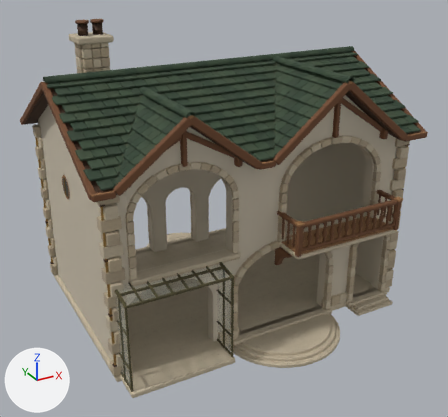
Before and after pictures for a commit that changed the glTF model public/assets/environment/house-shell.glb.
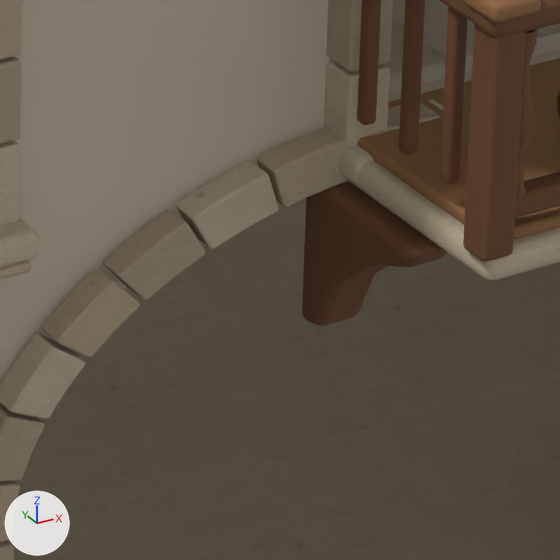
Each version appears first whole from a camera (50 mm lens) standing at (-8.93, -16.68, 11.91) and looking at (-0.18, -0.79, 3.96), and next in a close-up on the part from 53% to 69% of the width and 54% to 71% of the height. The lights are fixed; the arrows at lower left show +X, +Y and +Z. The first two pictures are the older version. Where no turn or scale is listed for an object, it has been applied to the vertices. Vertices at exactly the same position are counted once.

Objects in the first close-up: 'Shell__Honed_limestone_0', 'Shell__Honed_limestone_1', 'Shell__Honed_limestone_2', 'Shell__Ivory_lime_plaster', 'Shell__Warm_walnut_joinery', 'Shell__Worn_oak_edge'.
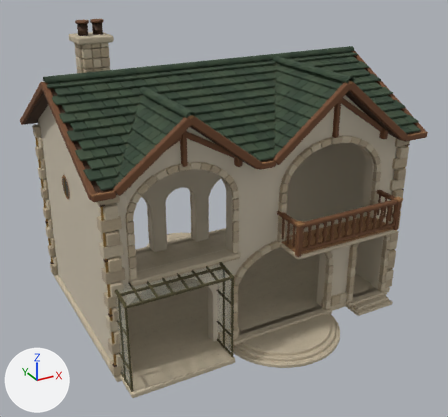
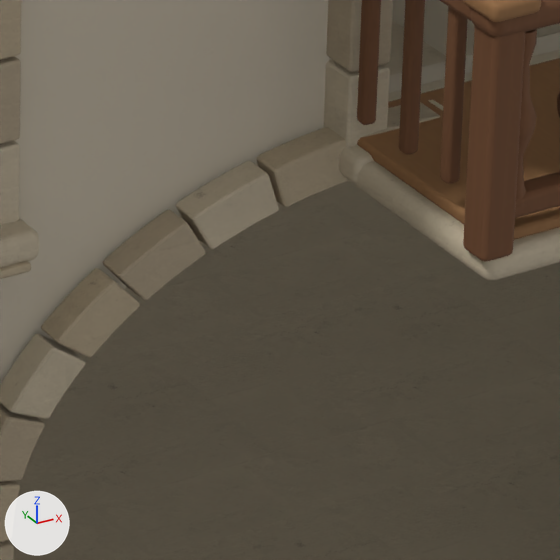
The change, as a diff of the scene's bpy script:
```diff
--- a/public/assets/environment/house-shell.glb.py
+++ b/public/assets/environment/house-shell.glb.py
@@ me_cube_042 @@
 # used by ob_shell__warm_walnut_joinery; location = (0.0, -0.295, 6.402)
-me_cube_042.from_pydata(...)  # 6432 vertices, 12152 faces; spans x -5.27..5.27, y -4.04..4.04, z -3.39..3.39
+me_cube_042.from_pydata(...)  # 6312 vertices, 11916 faces; spans x -5.27..5.27, y -4.04..4.04, z -3.39..3.39
+# me_cube_042 part 1: the loose piece of 120 vertices spanning x 0.16..0.36, y -3.65..-2.92, z -3.39..-2.77 is deleted
 me_cube_042.materials.append(mat_warm_walnut_joinery)
```

Pixel boxes [x1, y1, x2, y2] of what changed, in the close-ups (560 x 560 px):
'Shell__Warm_walnut_joinery', reshaped
    before: [302, 0, 560, 326]
    after: [357, 0, 560, 262]
part 1 of me_cube_042, deleted (brown)
    before: [302, 181, 448, 326]
